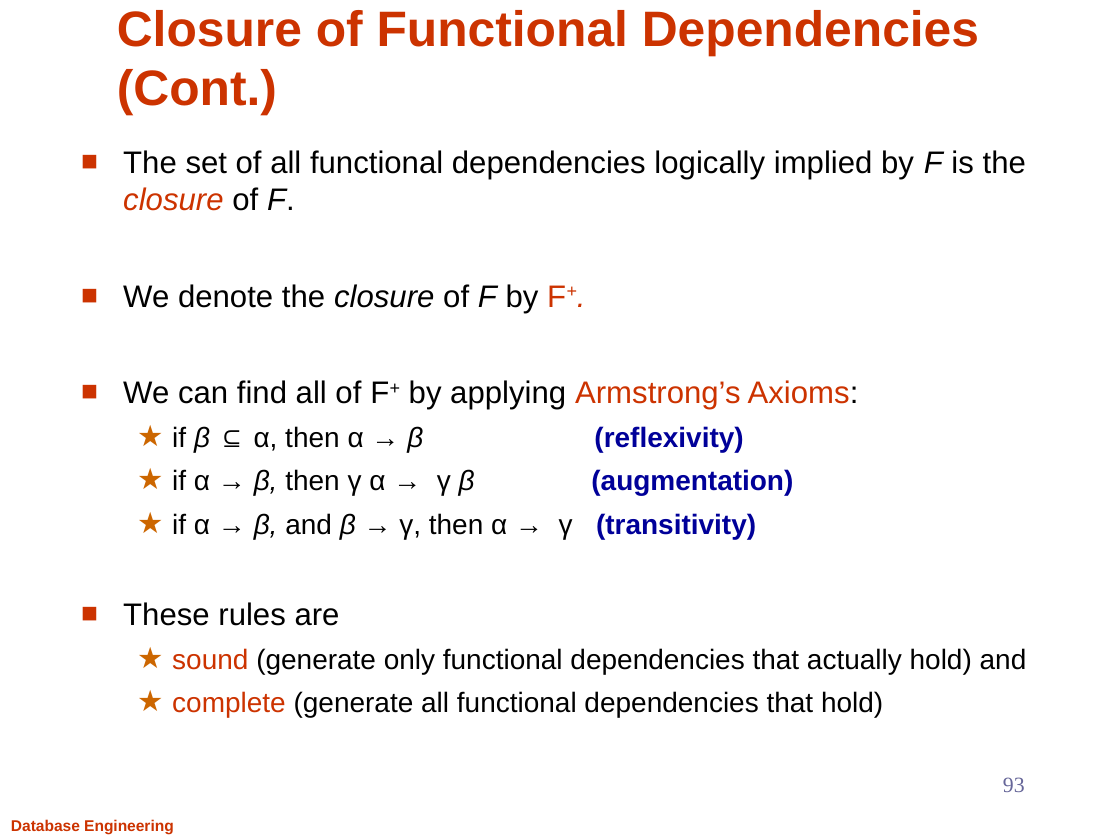
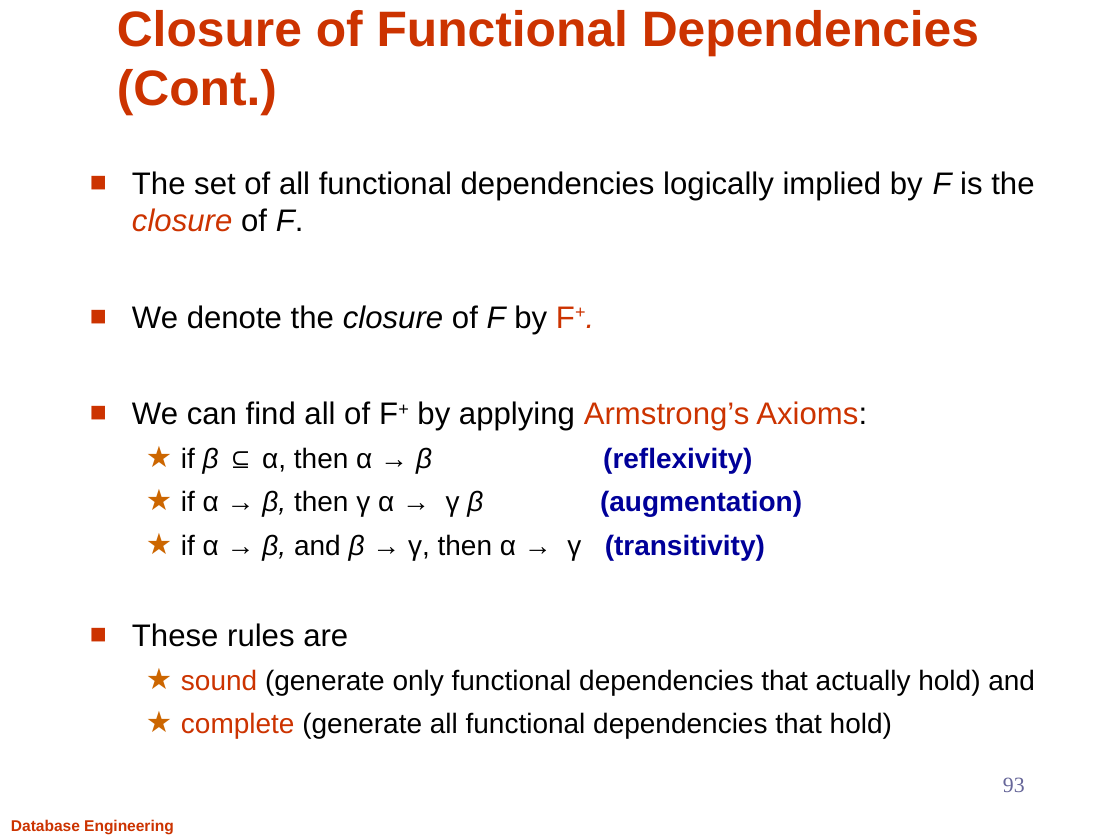
Before and after one commit to Aashishsharma/Learnings, a slide deck: slide 93 of RDBMS/DB.pptx. Drawn at 1120x840 pixels with LibreOffice and Linux fonts; fonts in the diff are those of the drawing. Boxes give left, top, right and bottom in pixels: in the first picture for what was removed or moved away, otherwise in the second. Text is boxed around its words. In the diff, an @@ line names an element or a change of style, - is before the commit and + after.

```diff
--- a/RDBMS/DB.pptx
+++ b/RDBMS/DB.pptx
@@ text "The set of all functional ...": place and size @@
-text "The set of all functional ..." at bbox=[123, 150, 1027, 717]
+text "The set of all functional ..." at bbox=[132, 171, 1035, 738]
```
Also in this commit, not shown: 5 other slides changed, 5 slides added.
